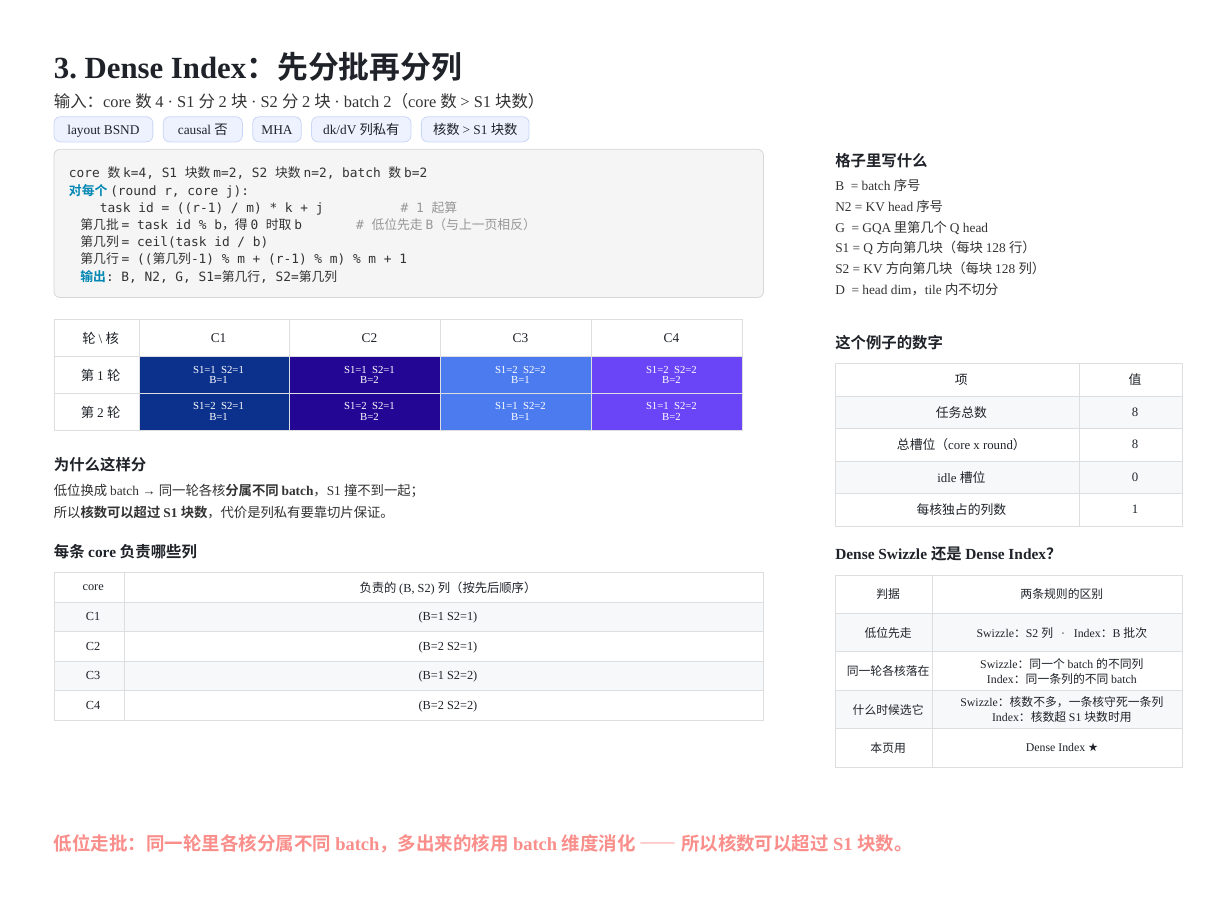
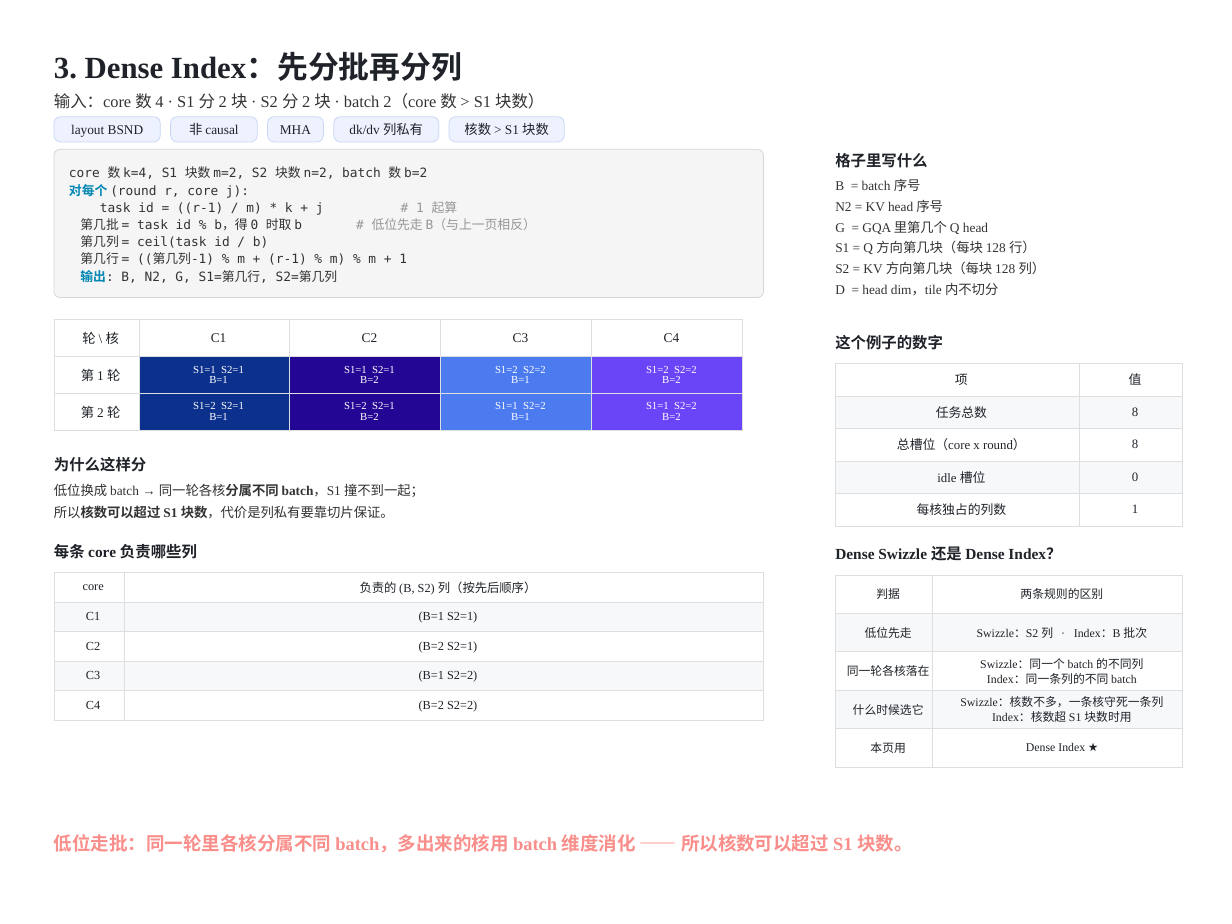
Before and after one commit to guomc9/SeeTen, a slide deck: slide 5 of cases/flash-attention-det-accum/out/v4-index-schedules.pptx. Drawn at 1232x924 pixels with LibreOffice and Linux fonts; fonts in the diff are those of the drawing. Boxes give left, top, right and bottom in pixels: in the first picture for what was removed or moved away, otherwise in the second. Text is boxed around its words. In the diff, an @@ line names an element or a change of style, - is before the commit and + after.

```diff
--- a/cases/flash-attention-det-accum/out/v4-index-schedules.pptx
+++ b/cases/flash-attention-det-accum/out/v4-index-schedules.pptx
@@ rounded rectangle "layout BSND": place and size @@
-rounded rectangle "layout BSND" at (54, 117, 153, 142)
+rounded rectangle "layout BSND" at (54, 117, 160, 142)
@@ rounded rectangle "非 causal": place and size @@
-rounded rectangle "非 causal" at (163, 117, 242, 142)
+rounded rectangle "非 causal" at (171, 117, 257, 142)
@@ rounded rectangle "MHA": place and size @@
-rounded rectangle "MHA" at (253, 117, 302, 142)
+rounded rectangle "MHA" at (268, 117, 324, 142)
@@ rounded rectangle "dk/dv 列私有": place and size @@
-rounded rectangle "dk/dv 列私有" at (312, 117, 412, 142)
+rounded rectangle "dk/dv 列私有" at (334, 117, 439, 142)
@@ rounded rectangle "核数 > S1 块数": place and size @@
-rounded rectangle "核数 > S1 块数" at (421, 117, 529, 142)
+rounded rectangle "核数 > S1 块数" at (449, 117, 565, 142)
@@ text in rounded rectangle at (189, 123, 238, 135): text changed @@
-causal 否
+非 causal
@@ text in rounded rectangle at (349, 123, 423, 135): text changed @@
-dk/dV 列私有
+dk/dv 列私有
```
Also in this commit, not shown: 7 other slides changed, 3 other files.
